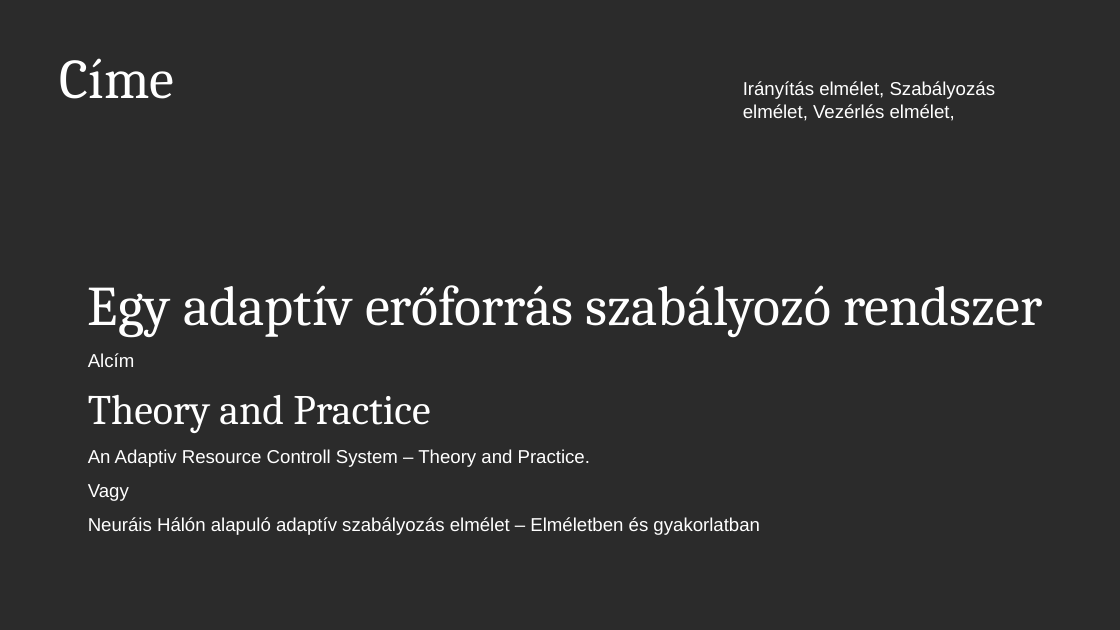
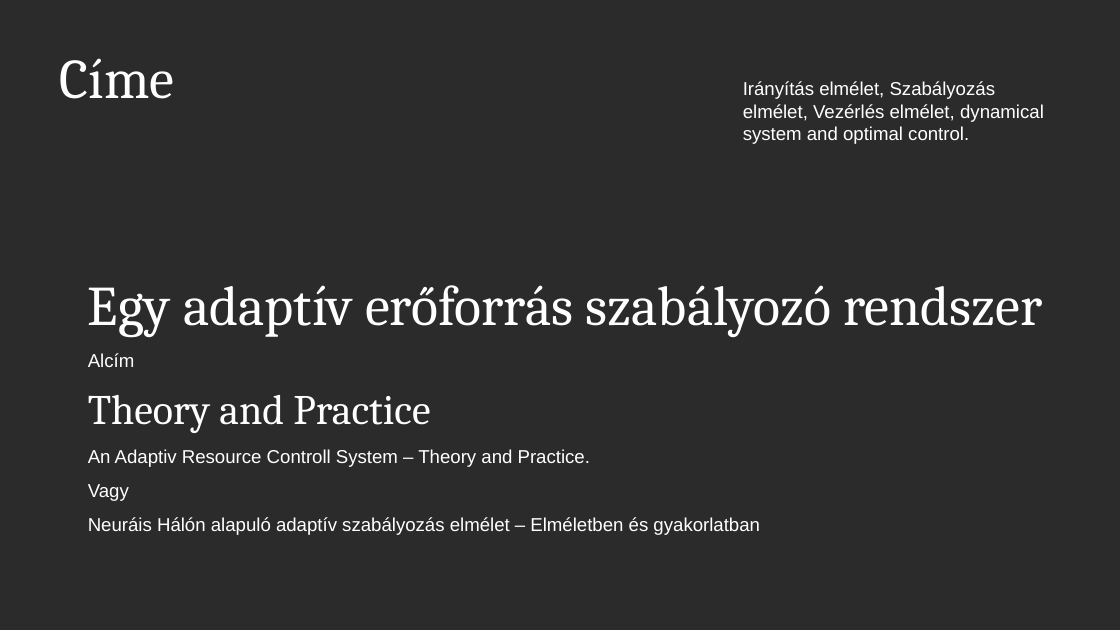
Before and after one commit to JoDeMiro/TMP, a slide deck: slide 1 of Results/PhD-Results.pptx. Drawn at 1120x630 pixels with LibreOffice and Linux fonts; fonts in the diff are those of the drawing; background and template pictures are left out; a plain dark background stands for a picture behind light text. Boxes give left, top, right and bottom in pixels: in the first picture for what was removed or moved away, otherwise in the second. Text is boxed around its words. In the diff, an @@ line names an element or a change of style, - is before the commit and + after.

```diff
--- a/Results/PhD-Results.pptx
+++ b/Results/PhD-Results.pptx
@@ text at bbox=[743, 81, 1044, 144]: text changed @@
-Irányítás elmélet, Szabályozás elmélet, Vezérlés elmélet,
+Irányítás elmélet, Szabályozás elmélet, Vezérlés elmélet, dynamical system and optimal control.
```
Also in this commit, not shown: 3 other files.
